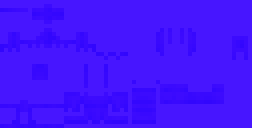
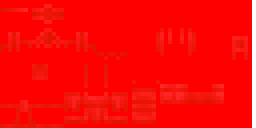
Two versions of the same layered image (256x128). Layer-by-layer changes:
painted on "Calque #1" over (x1=0, y1=0, x2=252, y2=128)
painted on "Calque" over (x1=0, y1=4, x2=248, y2=128)
